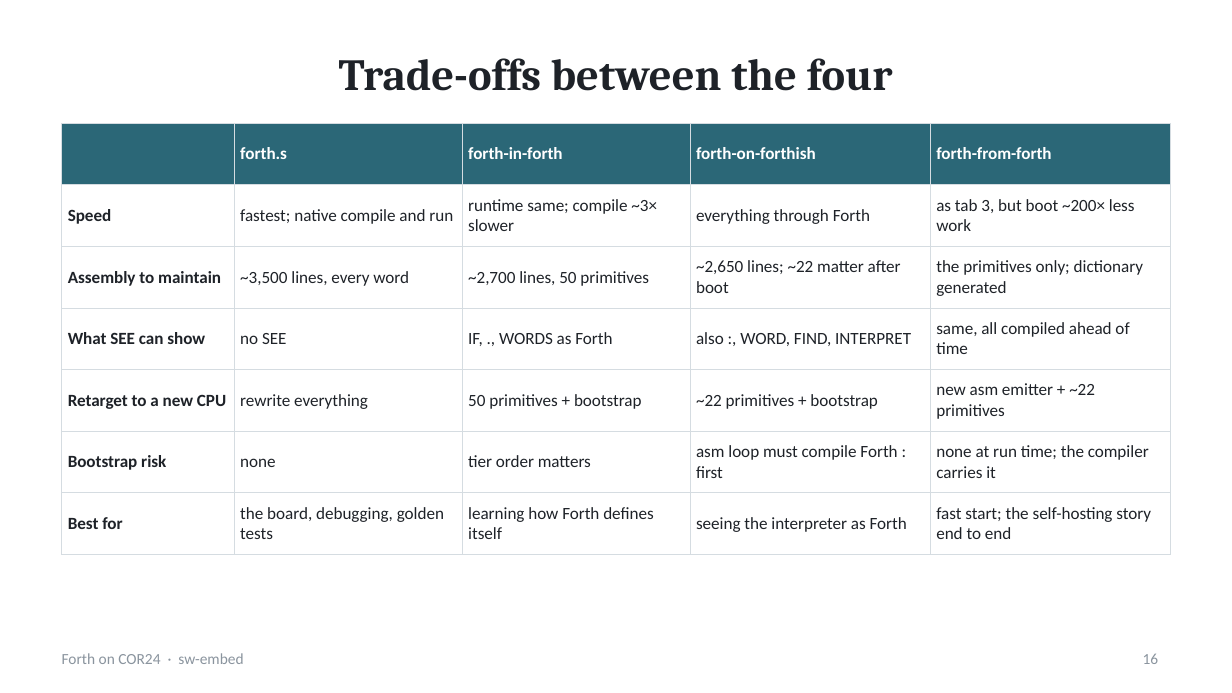
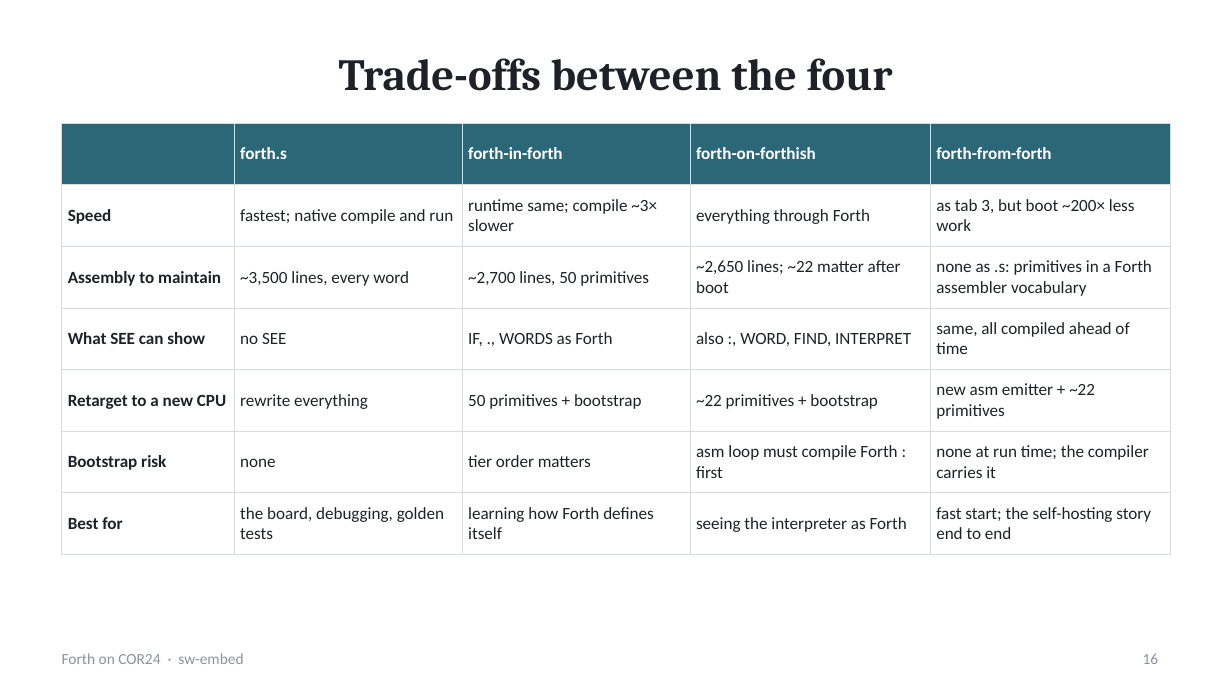
Before and after one commit to sw-embed/sw-cor24-forth, a slide deck: slide 16 of docs/presentation/forth-on-cor24.pptx. Drawn at 1232x693 pixels with LibreOffice and Linux fonts; fonts in the diff are those of the drawing. Boxes give left, top, right and bottom in pixels: in the first picture for what was removed or moved away, otherwise in the second. Text is boxed around its words. In the diff, an @@ line names an element or a change of style, - is before the commit and + after.

```diff
--- a/docs/presentation/forth-on-cor24.pptx
+++ b/docs/presentation/forth-on-cor24.pptx
@@ table at bbox=[62, 123, 1170, 543] @@
-row 3, column 5: the primitives only; dictionary generated
+row 3, column 5: none as .s: primitives in a Forth assembler vocabulary
```
Also in this commit, not shown: 2 other slides changed, 7 other files.
